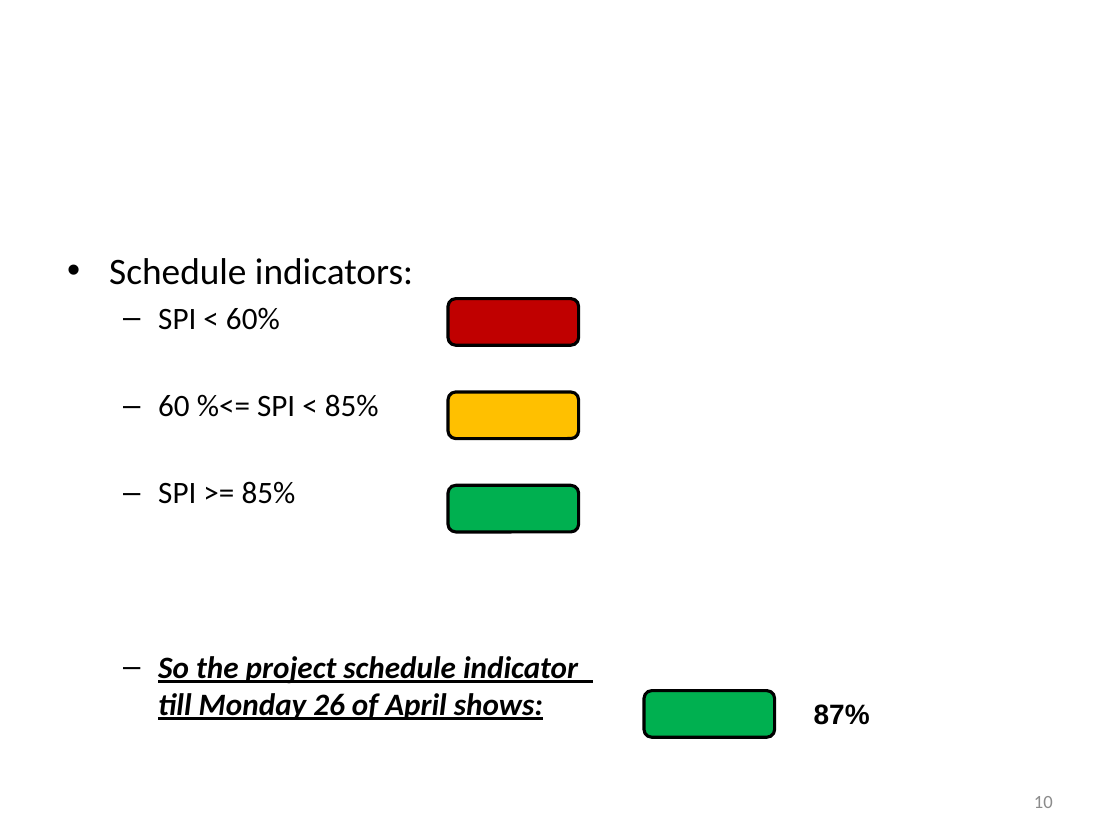
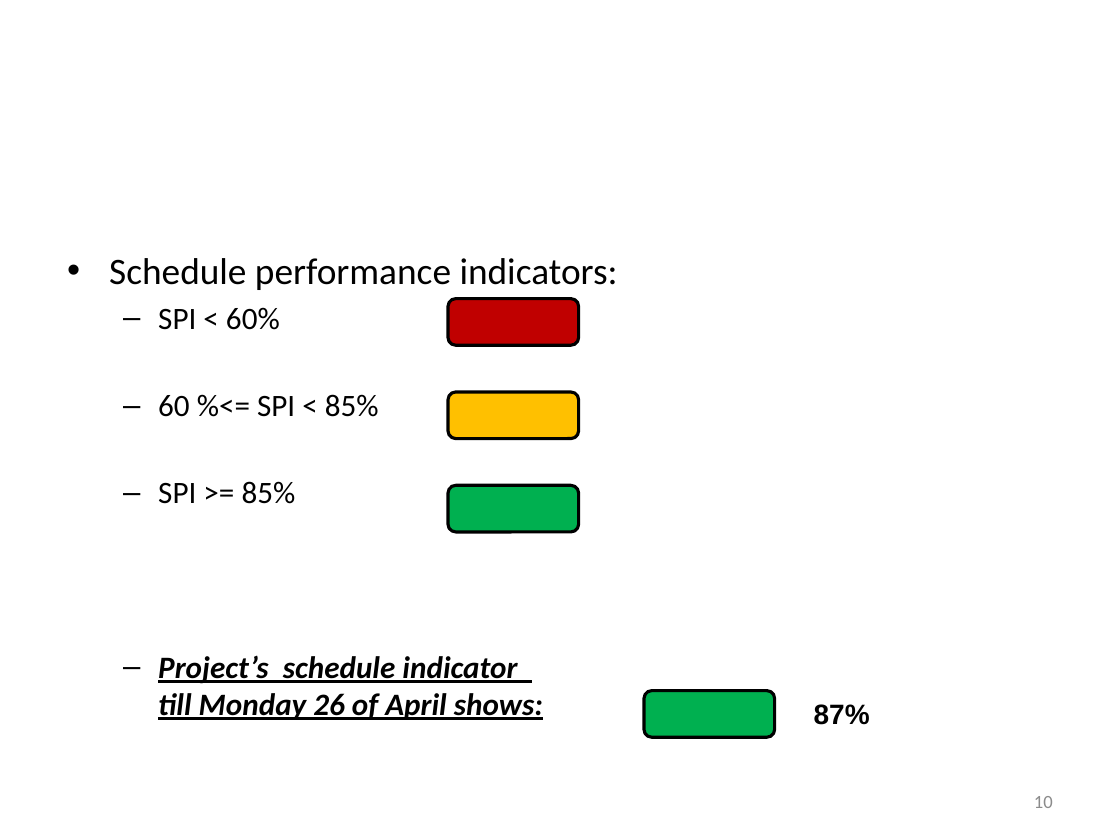
Before and after one commit to soomro/vms_technicalchallenge, a slide deck: slide 10 of DOCS/Presentations/27.04.2010.pptx. Drawn at 1120x840 pixels with LibreOffice and Linux fonts; fonts in the diff are those of the drawing; background and template pictures are left out. Boxes give left, top, right and bottom in pixels: in the first picture for what was removed or moved away, otherwise in the second. Text is boxed around its words. In the diff, an @@ line names an element or a change of style, - is before the commit and + after.

```diff
--- a/DOCS/Presentations/27.04.2010.pptx
+++ b/DOCS/Presentations/27.04.2010.pptx
@@ text at <box>109,258,618,290</box>: text changed @@
-• Schedule indicators:
+• Schedule performance indicators:
@@ text at <box>158,655,543,720</box>: text changed @@
-  – So the project schedule indicator
-    till Monday 26 of April shows:
+  – Project’s schedule indicator
+    till Monday 26 of April shows:
```
Also in this commit, not shown: 1 other slide changed.
